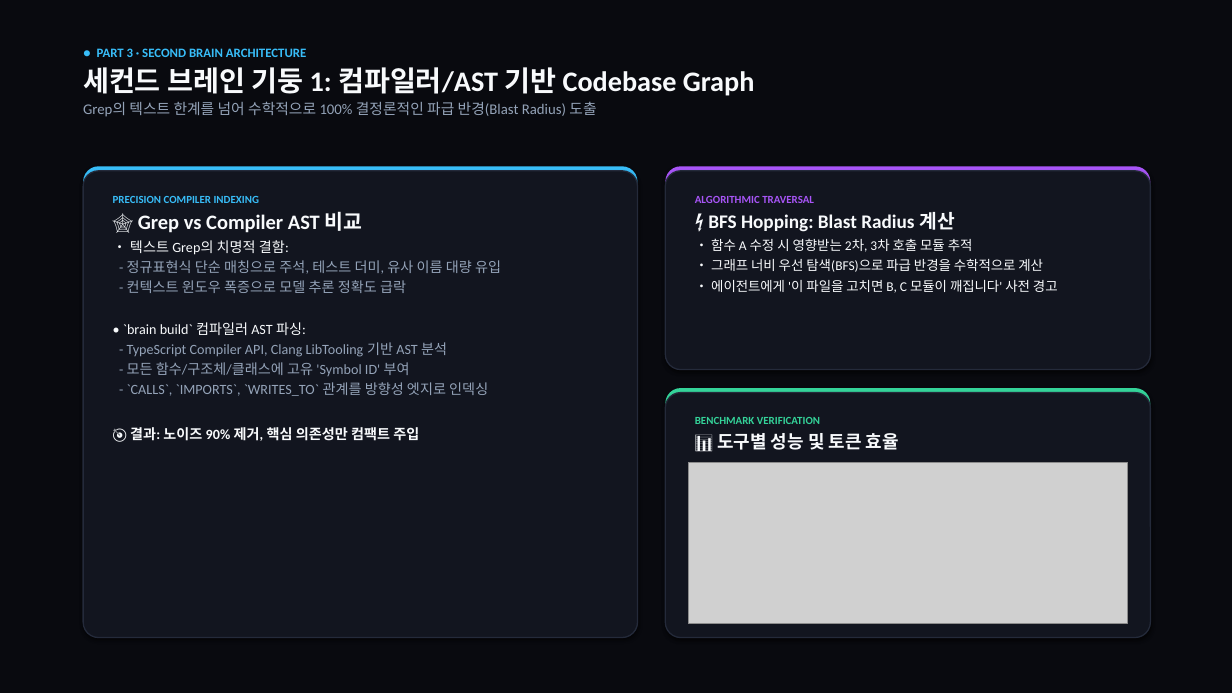
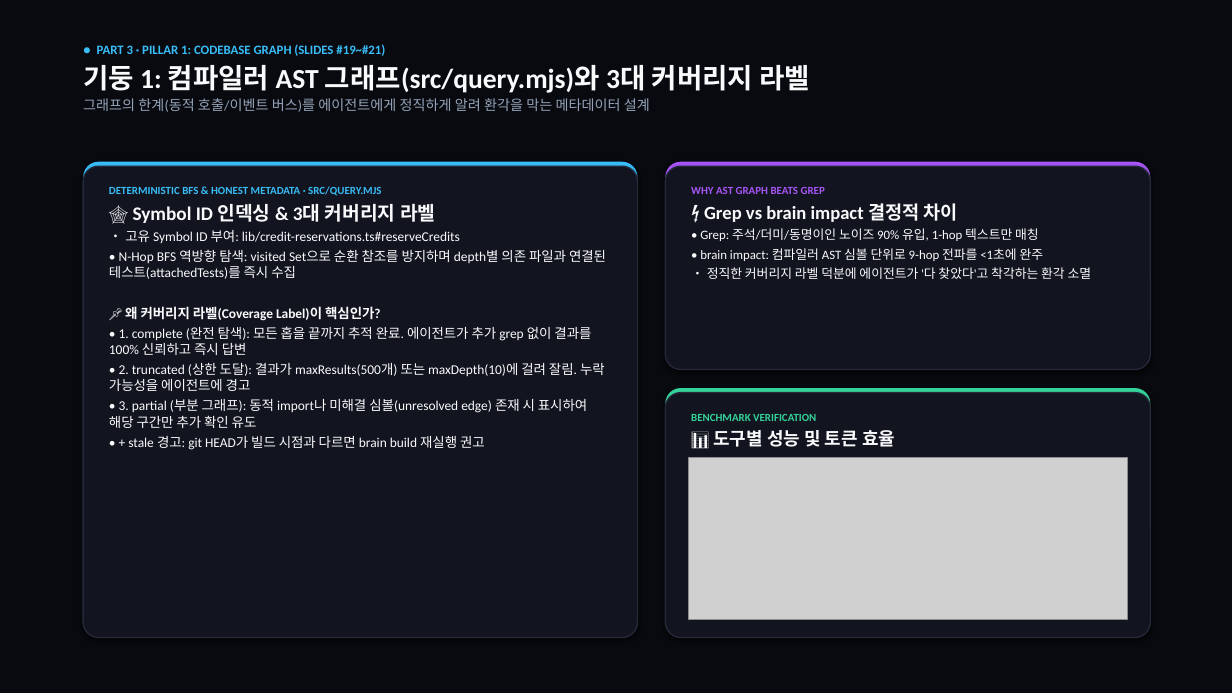
Before and after one commit to KIHOKIL/MyWiki, a slide deck: slide 4 of _sources/Study/AI-Lectures/실밸개발자/20261108_2ndBrain_and_Eval/08_Bento_Grid_Presentation.pptx. Drawn at 1232x693 pixels with LibreOffice and Linux fonts; fonts in the diff are those of the drawing; grey boxes stand for pictures. Boxes give left, top, right and bottom in pixels: in the first picture for what was removed or moved away, otherwise in the second. Text is boxed around its words. In the diff, an @@ line names an element or a change of style, - is before the commit and + after.

Commit message:
docs(lecture): sync 68 instructor slides, second-brain-eval-kit code & 4-pillar isolation across all MD/HTML/PPTX/PDF formats

```diff
--- a/_sources/Study/AI-Lectures/실밸개발자/20261108_2ndBrain_and_Eval/08_Bento_Grid_Presentation.pptx
+++ b/_sources/Study/AI-Lectures/실밸개발자/20261108_2ndBrain_and_Eval/08_Bento_Grid_Presentation.pptx
@@ text at [83, 44, 810, 112]: text changed; size 11.5 to 10 pt; text colour #94A3B8 to #38BDF8 @@
-● PART 3 · SECOND BRAIN ARCHITECTURE
-세컨드 브레인 기둥 1: 컴파일러/AST 기반 Codebase Graph
-Grep의 텍스트 한계를 넘어 수학적으로 100% 결정론적인 파급 반경(Blast Radius) 도출
+● PART 3 · PILLAR 1: CODEBASE GRAPH (SLIDES #19~#21)
+기둥 1: 컴파일러 AST 그래프(src/query.mjs)와 3대 커버리지 라벨
+그래프의 한계(동적 호출/이벤트 버스)를 에이전트에게 정직하게 알려 환각을 막는 메타데이터 설계
@@ rounded rectangle: place and size @@
-rounded rectangle at [83, 166, 638, 638]
+rounded rectangle at [83, 162, 638, 638]
@@ rounded rectangle: place and size @@
-rounded rectangle at [83, 171, 638, 638]
+rounded rectangle at [83, 166, 638, 638]
@@ proportions changed in 3 elements at [83, 162, 638, 638], [665, 162, 1151, 370], [665, 166, 1151, 370] @@
@@ rounded rectangle: place and size @@
-rounded rectangle at [665, 166, 1151, 370]
+rounded rectangle at [665, 162, 1151, 370]
@@ rounded rectangle: place and size @@
-rounded rectangle at [665, 171, 1151, 370]
+rounded rectangle at [665, 166, 1151, 370]
@@ text at [109, 186, 606, 450]: text changed; size 11 to 10.5 pt; text colour #94A3B8 to #F8FAFC @@
-PRECISION COMPILER INDEXING
-🕸️ Grep vs Compiler AST 비교
-• 텍스트 Grep의 치명적 결함:
-- 정규표현식 단순 매칭으로 주석, 테스트 더미, 유사 이름 대량 유입
-- 컨텍스트 윈도우 폭증으로 모델 추론 정확도 급락
-• `brain build` 컴파일러 AST 파싱:
-- TypeScript Compiler API, Clang LibTooling 기반 AST 분석
-- 모든 함수/구조체/클래스에 고유 'Symbol ID' 부여
-- `CALLS`, `IMPORTS`, `WRITES_TO` 관계를 방향성 엣지로 인덱싱
-🎯 결과: 노이즈 90% 제거, 핵심 의존성만 컴팩트 주입
+DETERMINISTIC BFS & HONEST METADATA · SRC/QUERY.MJS
+🕸️ Symbol ID 인덱싱 & 3대 커버리지 라벨
+• 고유 Symbol ID 부여: lib/credit-reservations.ts#reserveCredits
+• N-Hop BFS 역방향 탐색: visited Set으로 순환 참조를 방지하며 depth별 의존 파일과 연결된 테스트(attachedTests)를 즉시 수집
+📌 왜 커버리지 라벨(Coverage Label)이 핵심인가?
+• 1. complete (완전 탐색): 모든 홉을 끝까지 추적 완료. 에이전트가 추가 grep 없이 결과를 100% 신뢰하고 즉시 답변
+• 2. truncated (상한 도달): 결과가 maxResults(500개) 또는 maxDepth(10)에 걸려 잘림. 누락 가능성을 에이전트에 경고
+• 3. partial (부분 그래프): 동적 import나 미해결 심볼(unresolved edge) 존재 시 표시하여 해당 구간만 추가 확인 유도
+• + stale 경고: git HEAD가 빌드 시점과 다르면 brain build 재실행 권고
@@ text at [691, 187, 1092, 279]: text changed; size 10.5 to 10 pt @@
-ALGORITHMIC TRAVERSAL
-⚡ BFS Hopping: Blast Radius 계산
-• 함수 A 수정 시 영향받는 2차, 3차 호출 모듈 추적
-• 그래프 너비 우선 탐색(BFS)으로 파급 반경을 수학적으로 계산
-• 에이전트에게 '이 파일을 고치면 B, C 모듈이 깨집니다' 사전 경고
+WHY AST GRAPH BEATS GREP
+⚡ Grep vs brain impact 결정적 차이
+• Grep: 주석/더미/동명이인 노이즈 90% 유입, 1-hop 텍스트만 매칭
+• brain impact: 컴파일러 AST 심볼 단위로 9-hop 전파를 <1초에 완주
+• 정직한 커버리지 라벨 덕분에 에이전트가 '다 찾았다'고 착각하는 환각 소멸
@@ text "BENCHMARK VERIFICATION": place and size @@
-text "BENCHMARK VERIFICATION" at [695, 417, 899, 450]
+text "BENCHMARK VERIFICATION" at [691, 414, 895, 447]
@@ picture: place and size @@
-picture at [689, 462, 1128, 624]
+picture at [689, 457, 1128, 619]
```
Also in this commit, not shown: 7 other slides changed, 2 slides added, 1 slide removed, 24 other files.
